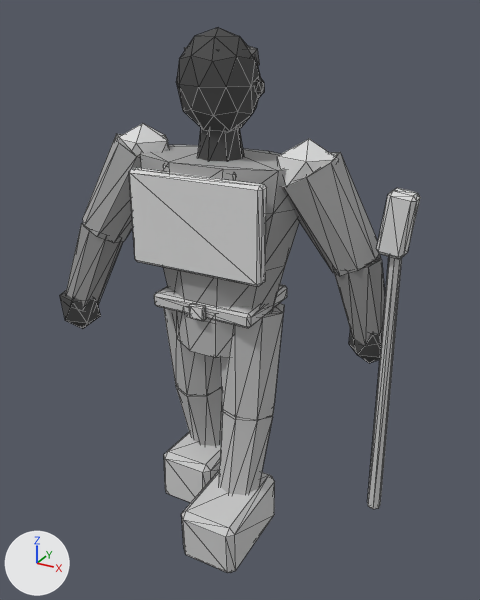
Two versions of the glTF model assets/exports/npc/npc_guard_contact_r_v01.glb, one commit apart.
Camera for both pictures: a 50 mm lens placed at (1.249, -2.125, 2.082), pointed at (0.089, -0.016, 1.028). The lights are fixed; the arrows at lower left show +X, +Y and +Z. The first picture is the older version. Mesh edges are drawn as thin lines. Vertices at exactly the same position are counted once.

Objects in the first picture: 'GEO_npc_guard_contact_r_v01'.
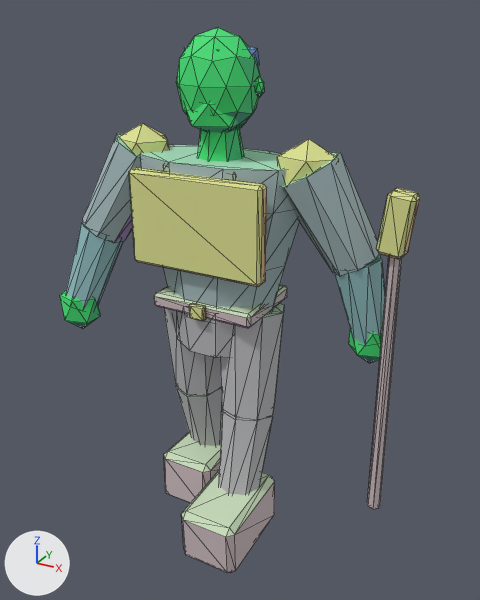
Location of each change, (x1, y1, x2, y2) in pixels of the pictures (480 x 600 px):
```json
{"part": 1, "of": "me_geo_npc_guard_contact_r_v01", "change": "added", "after": [185, 102, 247, 133], "on screen": "green"}
{"part": 2, "of": "me_geo_npc_guard_contact_r_v01", "change": "recoloured", "before": [60, 28, 420, 573], "after": [60, 28, 420, 573]}
```

Edits to the scene script, one JSON object a line:
```json
{"block": "me_geo_npc_guard_contact_r_v01", "where": "# used by ob_geo_npc_guard_contact_r_v01; location = (0.0, 0.0, 0.0)"}
{"op": "remove", "block": "me_geo_npc_guard_contact_r_v01", "code": "me_geo_npc_guard_contact_r_v01.from_pydata(...)  # 512 vertices, 916 faces; spans x -0.68..0.74, y -0.4..0.28, z -0.01..2.02"}
{"op": "add", "block": "me_geo_npc_guard_contact_r_v01", "code": "me_geo_npc_guard_contact_r_v01.from_pydata(...)  # 524 vertices, 936 faces; spans x -0.68..0.74, y -0.4..0.28, z -0.01..2.02"}
{"block": "me_geo_npc_guard_contact_r_v01", "change": "me_geo_npc_guard_contact_r_v01 part 1: a new loose piece, an icosphere of 20 faces spanning x -0.11..0.11, y -0.14..0.07, z 1.66..1.83, in mat_mat_npc_indexed"}
{"block": "me_geo_npc_guard_contact_r_v01", "change": "me_geo_npc_guard_contact_r_v01 part 2: 916 kept faces spanning x -0.68..0.74, y -0.4..0.28, z -0.01..2.02 get new vertex colours"}
```
